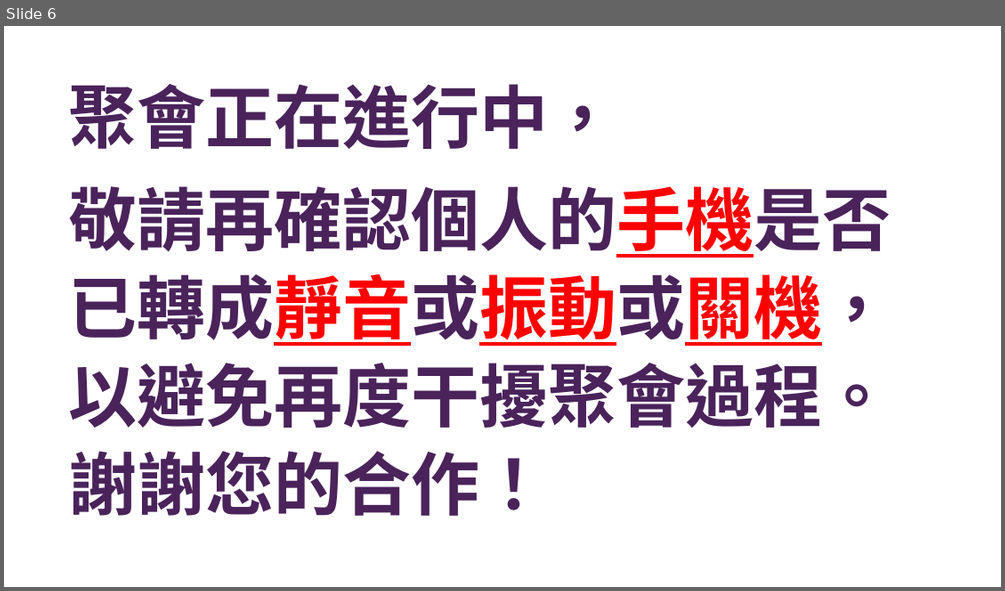
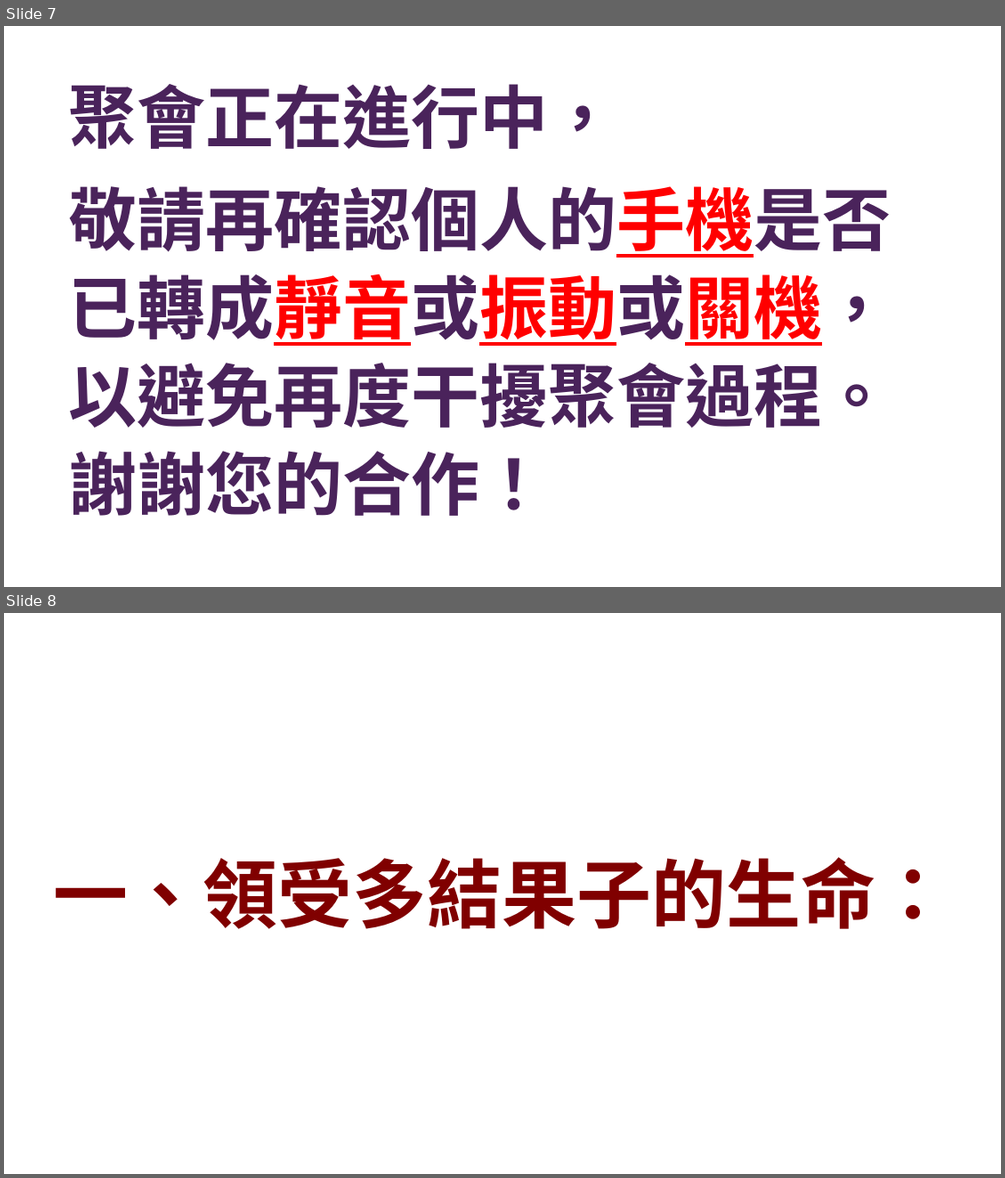
Before and after one commit to Rye-GT500/FaithSlide, a slide deck: 證道投影片.pptx. Shown one above the other, each under a label of ours: slide 6 before the commit, slides 7 and 8 after it. The pictures are 1005x591 and 1005x1178 pixels, drawn with LibreOffice and Linux fonts; fonts in the diff are those of the drawing; background and template pictures are left out. Boxes give left, top, right and bottom in pixels: in the first picture for what was removed or moved away, otherwise in the second. Text is boxed around its words. In the diff, an @@ line names an element or a change of style, - is before the commit and + after.

```diff
--- a/證道投影片.pptx
+++ b/證道投影片.pptx
@@ slide 8 added at [4, 613, 1001, 1174], background picture (left out) @@
@@ title added at [54, 857, 951, 929], 72 pt, text #800000, bold @@
+一、領受多結果子的生命：
@@ what was slide 6 is now slide 7 @@
```
Also in this commit, not shown: 39 slides changed, 27 other slides added, 15 slides removed, 2 other files.
